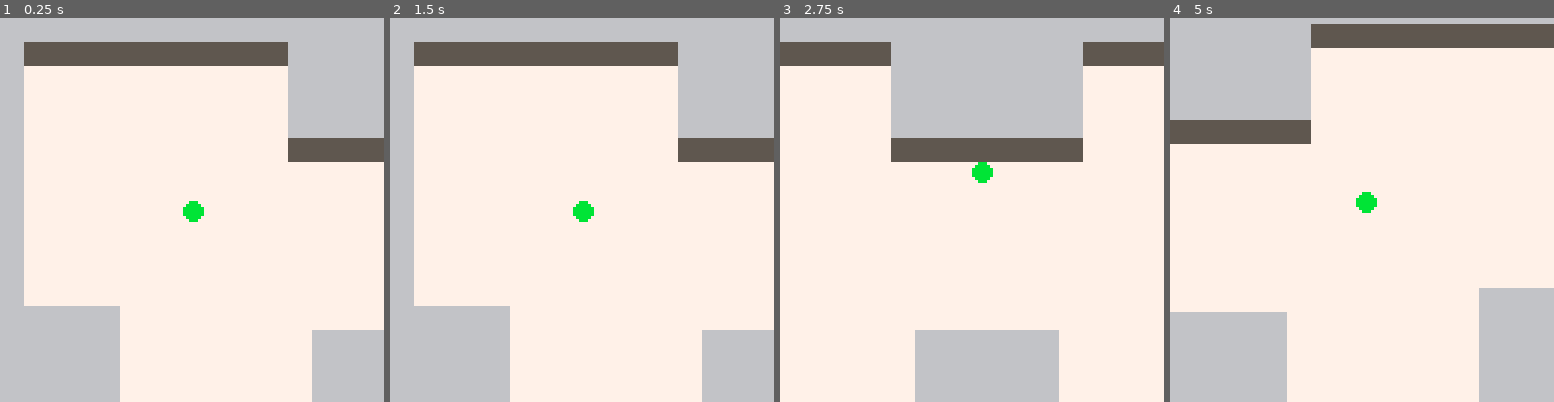
Above: before the commit, frames 1-4 (left to right).
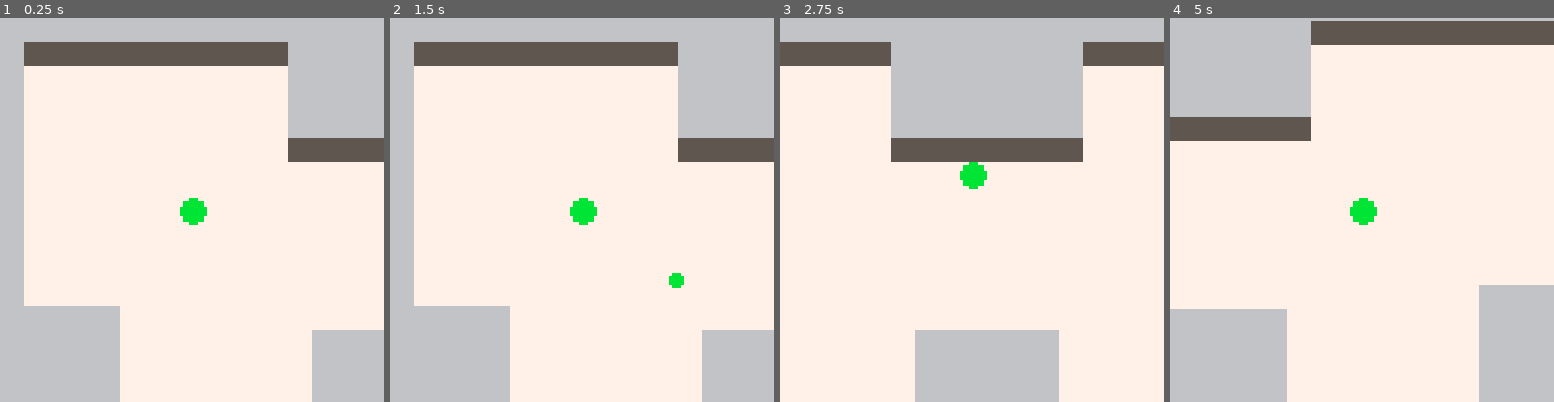
Above: after the commit, the same moments.

Repository: mattmuroya/pico-8
Game: PICO-8 cartridge carts/ink-08/ink-08.p8
The game is run twice, just before and just after one commit, with the same random seed, the same clock (stepped at 60 frames per second) and the same inputs.
Inputs:
- Up to frame 1 (0.25 s): no input
- Up to frame 2 (1.5 s): tap X (X key) at 0.33, 1.07 s
- Up to frame 3 (2.75 s): hold Right 1.6-2.1 s; tap X (X key) at 1.85 s; hold Up 2.15-2.42 s; hold Right from 2.47 s (still down)
- Up to frame 4 (5 s): tap X (X key) at 2.97, 4.08 s; release Right at 3.03 s; hold Left 3.08-3.58 s; hold Down 3.63-3.97 s; hold Right 4.02-4.68 s; hold Up from 4.73 s (still down)

The runs differ from the first frame. In frame 1, 0.1% of the frame differs, in the area x 46-54%, y 46-54%; in frame 2, 0.3%; in frame 3, 0.3%; in frame 4, 2.3%, in the area x 0-100%, y 0-77%.

Commit message:
improve ptc system + muzzle flash

Diff:
--- a/carts/ink-08/ink-08.p8
+++ b/carts/ink-08/ink-08.p8
@@ -7,11 +7,13 @@
 
 function _init()
 	p1={
+		col=11, -- color
 		pos={x=64,y=64}, -- position
 		vel={x=0,y=0}, -- velocity
 		dir=0.875, -- facing direction (angle)
-		rad=3, -- radius
+		rad=4, -- radius
 		acc=0.8, -- acceleration
+		spd=0, -- current speed
 		max=3, -- max speed
 		dmp=0.8, -- dampening
 		frt=10, -- fire rate (shots/second)
@@ -20,21 +22,21 @@
 	cam={
 		pos={x=0,y=0}
 	}
-	blobs={}
+	ptcs={}
 end
 
 function _update()
 	move_player()
-	shoot()
-	move_blobs()
+	shoot(p1)
+	move_ptcs()
 end
 
 function _draw()
 	cls()
 	map()
+	set_cam(p1.pos.x-64,p1.pos.y-64)
 	draw_player(p1)
-	draw_blobs()
-	set_cam(p1.pos.x-64,p1.pos.y-64)
+	draw_ptcs()
 end
 
 function move_player()
@@ -48,10 +50,11 @@
 	p1.vel.y*=p1.dmp
 	if abs(p1.vel.x)<0.1 then p1.vel.x=0 end
 	if abs(p1.vel.y)<0.1 then p1.vel.y=0 end
-	local speed=sqrt(p1.vel.x^2+p1.vel.y^2)
-	if speed>p1.max then
-		p1.vel.x*=p1.max/speed
-		p1.vel.y*=p1.max/speed
+	p1.spd=sqrt(p1.vel.x^2+p1.vel.y^2)
+	if p1.spd>p1.max then
+		p1.vel.x*=p1.max/p1.spd
+		p1.vel.y*=p1.max/p1.spd
+		p1.spd=p1.max
 	end
 	p1.pos.x+=p1.vel.x
 	if collide_map(p1) then
@@ -75,35 +78,57 @@
 		or fget(mget(x2,y1),0)
 end
 
-function shoot()
-	if btn(5) and p1.cdn<=0 then
-		add(blobs,{
-			pos={x=p1.pos.x,y=p1.pos.y},
-			dir=p1.dir,
-			age=10, -- frames
+function shoot(pl)
+	if btn(5) and pl.cdn<=0 then
+		add(ptcs,{
+			type="blob",
+			act=pl, -- actor
+			col=pl.col,
+			pos={x=pl.pos.x,y=pl.pos.y},
+			dir=pl.dir+(rnd()-0.5)*0.0625,
+			rad=2,
+			dur=13, -- duration
 		})
-		p1.cdn=(30/p1.frt)
-	elseif p1.cdn>0 then p1.cdn-=1 end
+		for i=1,3 do
+			add(ptcs,{
+				type="muzzle",
+				act=pl,
+				col=pl.col,
+				pos={x=pl.pos.x,y=pl.pos.y},
+				dir=pl.dir+(rnd()-0.5)*0.35,
+				dur=4
+			})
+		end
+		pl.cdn=(30/pl.frt)
+	elseif pl.cdn>0 then pl.cdn-=1 end
 end
 
-function move_blobs()
-	for b in all(blobs) do
-		if b.age<=0 then del(blobs,b)
+function move_ptcs()
+	local mult
+	for b in all(ptcs) do
+		if b.dur<=0 then del(ptcs,b)
 		else
-			b.pos.x+=cos(b.dir)*(4+rnd(2))
-			b.pos.y+=sin(b.dir)*(4+rnd(2))
-			b.age-=1
+			if b.type=="blob" then
+				b.pos.x+=cos(b.dir)*(3+b.act.spd)
+				b.pos.y+=sin(b.dir)*(3+b.act.spd) end
+			if b.type=="muzzle" then
+				b.pos.x+=cos(b.dir)*(1+b.dur)
+				b.pos.y+=sin(b.dir)*(1+b.dur) end
+			b.dur-=1
 		end
 	end
 end
 
 function draw_player(pl)
-	circfill(pl.pos.x,pl.pos.y,pl.rad,11)
+	circfill(pl.pos.x,pl.pos.y,pl.rad,pl.col)
 end
 
-function draw_blobs()
-	for b in all(blobs) do
-		circfill(b.pos.x,b.pos.y,2,0)
+function draw_ptcs()
+	for p in all(ptcs) do
+		if p.type=="blob" then
+			circfill(p.pos.x,p.pos.y,p.rad,p.col) end
+		if p.type=="muzzle" then
+			circfill(p.pos.x,p.pos.y,p.dur,p.col) end
 	end
 end
 
